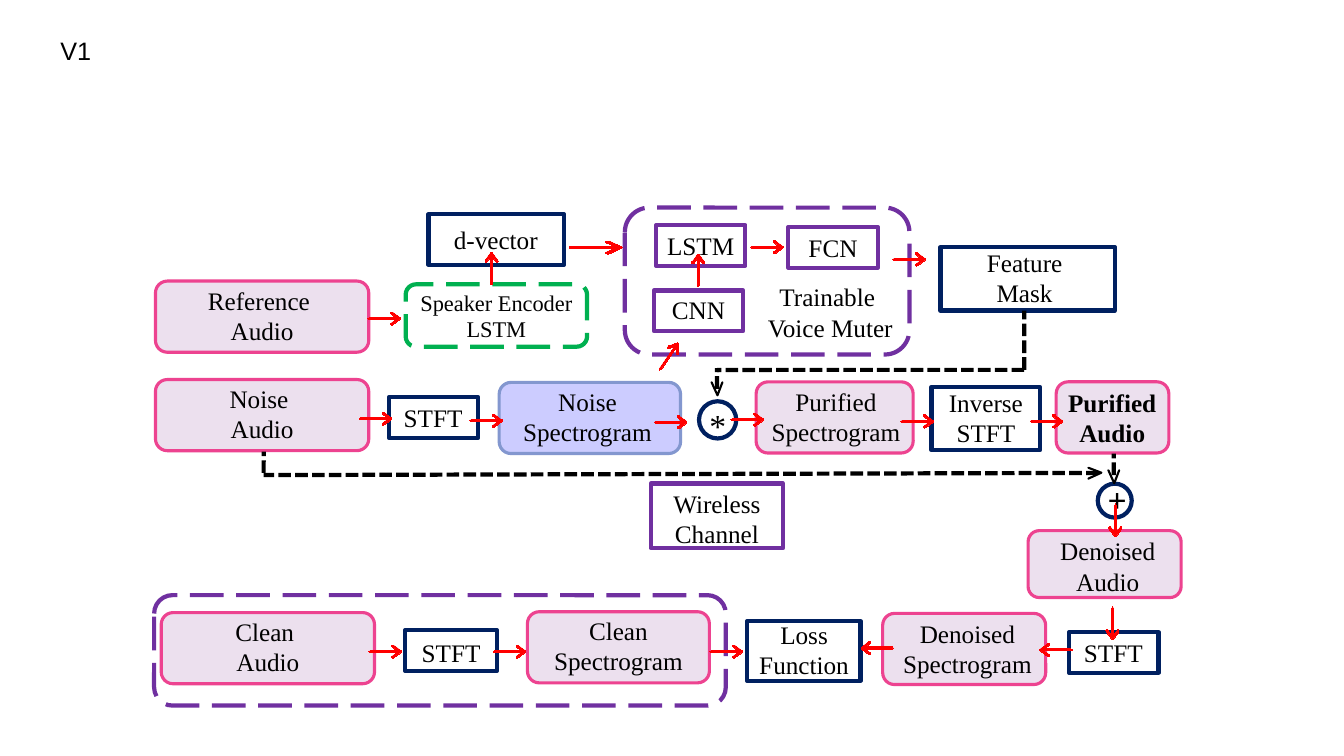
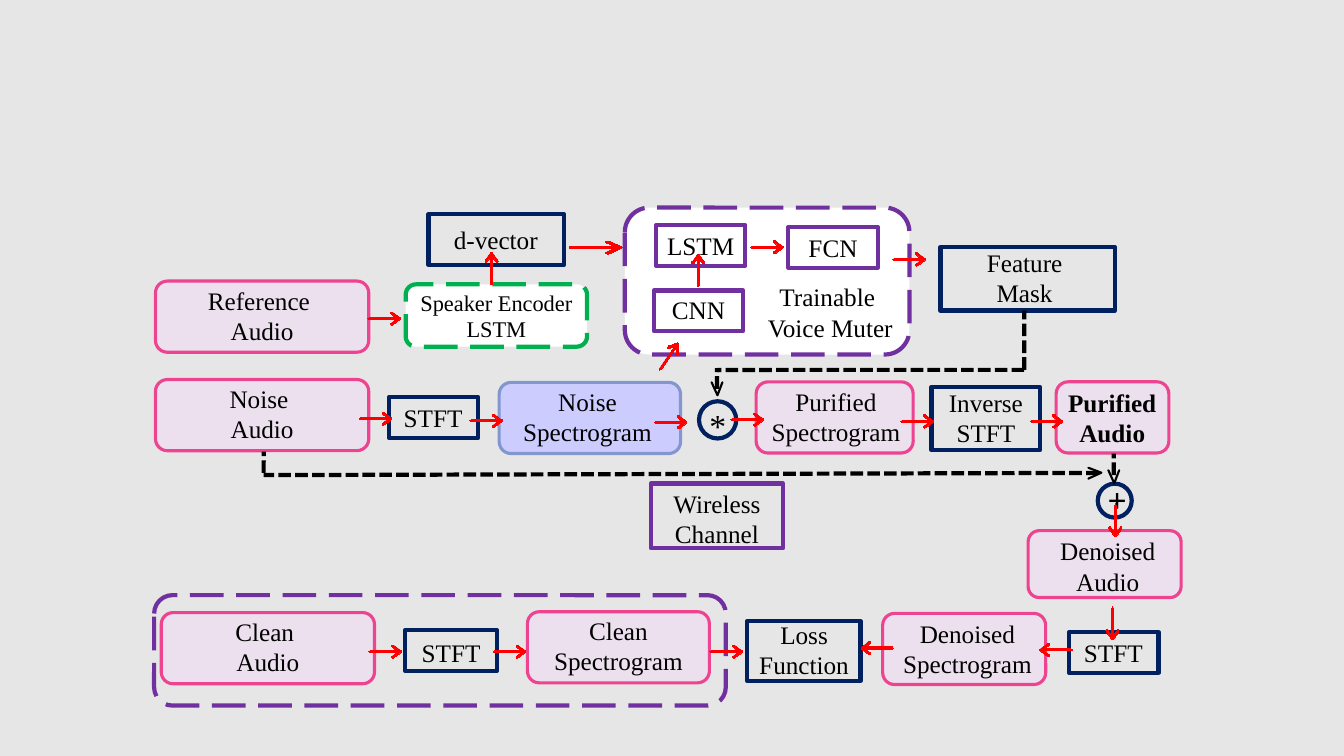
Before and after one commit to lange-bleu/infocom2021, a slide deck: slide 2 of infocom21.pptx. Drawn at 1344x756 pixels with LibreOffice and Linux fonts; fonts in the diff are those of the drawing. Boxes give left, top, right and bottom in pixels: in the first picture for what was removed or moved away, otherwise in the second. Text is boxed around its words. In the diff, an @@ line names an element or a change of style, - is before the commit and + after.

```diff
--- a/infocom21.pptx
+++ b/infocom21.pptx
@@ background #FFFFFF to #E7E6E6 @@
@@ text removed at (60, 42, 91, 60) @@
-V1
```
Also in this commit, not shown: 2 other slides changed, 1 other file.
